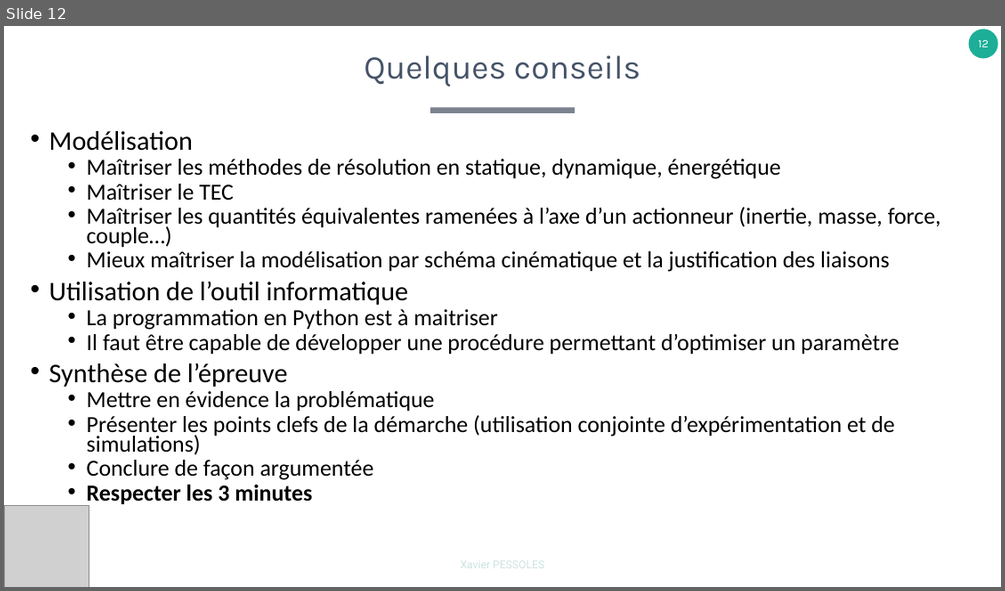
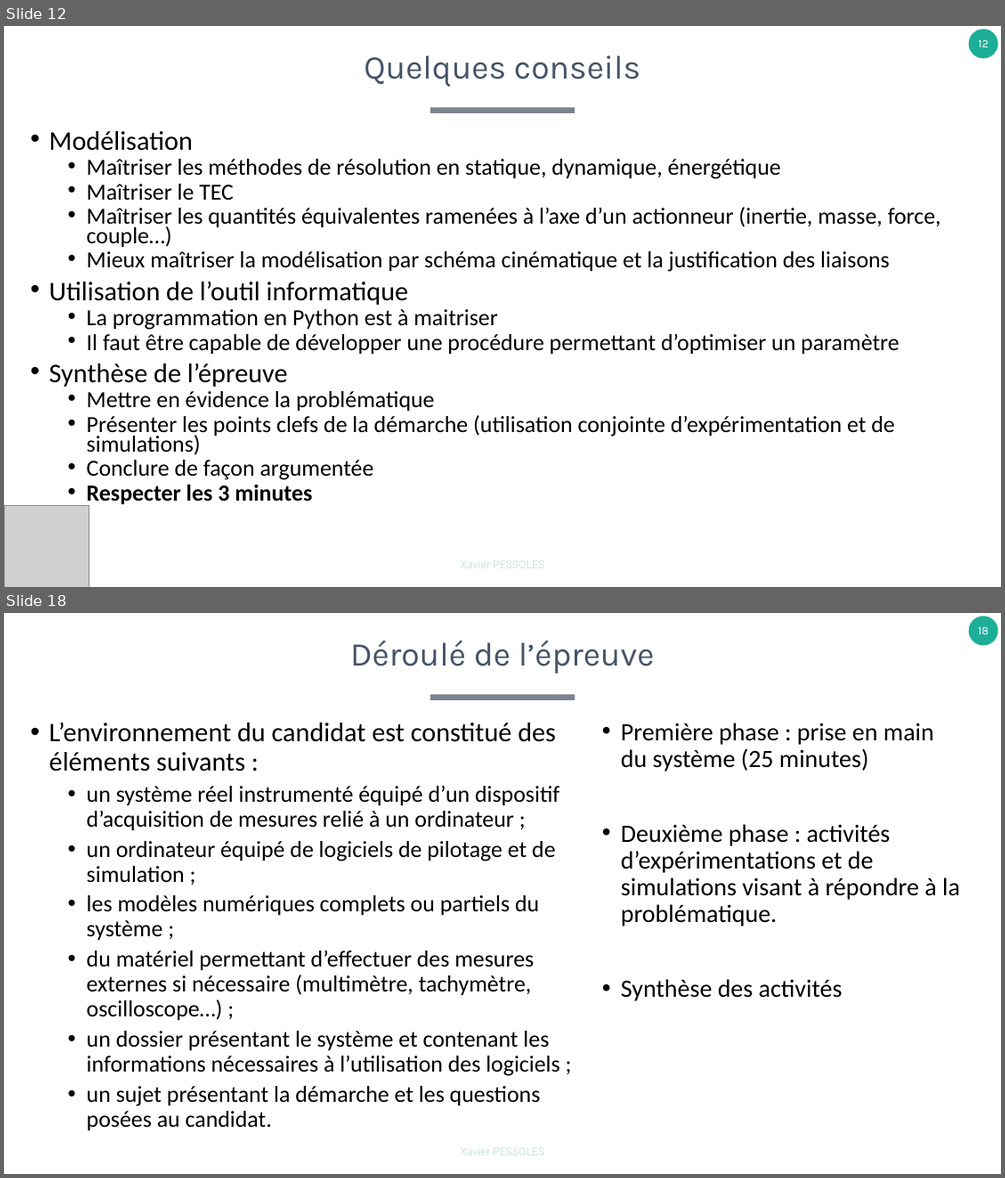
Before and after one commit to xpessoles/TP_Concours, a slide deck: A_Organisation/EpreuvesOralesCPGE.pptx. Shown one above the other, each under a label of ours: slide 12 before the commit, slides 12 and 18 after it; the slides between them are not shown. The pictures are 1005x591 and 1005x1178 pixels, drawn with LibreOffice and Linux fonts; fonts in the diff are those of the drawing; grey boxes stand for pictures. Boxes give left, top, right and bottom in pixels: in the first picture for what was removed or moved away, otherwise in the second. Text is boxed around its words. In the diff, an @@ line names an element or a change of style, - is before the commit and + after.

```diff
--- a/A_Organisation/EpreuvesOralesCPGE.pptx
+++ b/A_Organisation/EpreuvesOralesCPGE.pptx
@@ slide 18 added at bbox=[4, 613, 1001, 1174], background #FFFFFF; not listed: 2 template elements that a slide beside it also shows @@
@@ title added at bbox=[350, 640, 655, 674], 32 pt, text #455368 @@
+Déroulé de l’épreuve
@@ text added at bbox=[49, 722, 559, 1131], 22.2 pt, text #000000 @@
+• L’environnement du candidat est constitué des éléments suivants :
+  • un système réel instrumenté équipé d’un dispositif d’acquisition de mesures relié à un ordinateur ;
+  • un ordinateur équipé de logiciels de pilotage et de simulation ;
+  • les modèles numériques complets ou partiels du système ;
+  • du matériel permettant d’effectuer des mesures externes si nécessaire (multimètre, tachymètre, oscilloscope…) ;
+  • un dossier présentant le système et contenant les informations nécessaires à l’utilisation des logiciels ;
+  • un sujet présentant la démarche et les questions posées au candidat.
@@ text added at bbox=[621, 722, 960, 1001], 24 pt, text #000000 @@
+• Première phase : prise en main du système (25 minutes)
+• Deuxième phase : activités d’expérimentations et de simulations visant à répondre à la problématique.
+• Synthèse des activités
```
Also in this commit, not shown: 2 slides changed, 6 other slides added, 1 slide removed.
